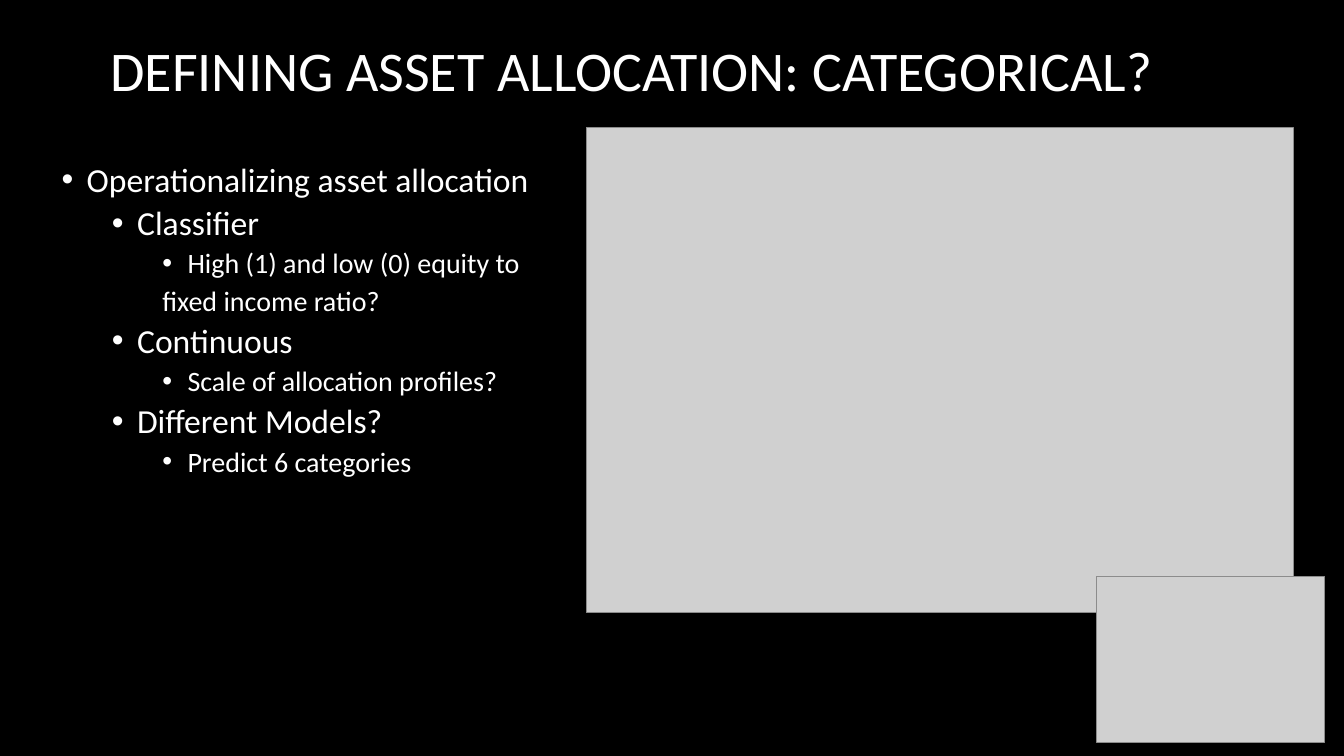
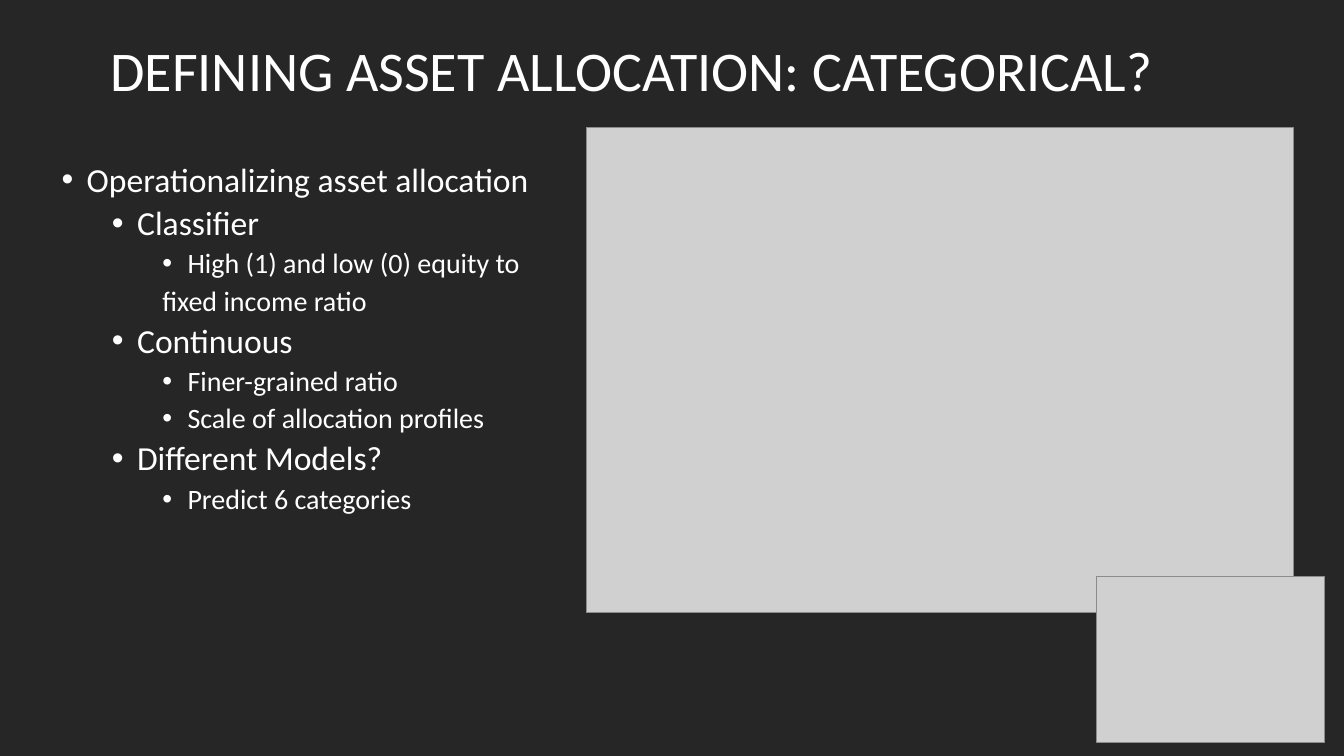
Before and after one commit to bethbailey/MACS30200proj, a slide deck: slide 6 of Proposal/Bailey_Proposal.pptx. Drawn at 1344x756 pixels with LibreOffice and Linux fonts; fonts in the diff are those of the drawing; grey boxes stand for pictures. Boxes give left, top, right and bottom in pixels: in the first picture for what was removed or moved away, otherwise in the second. Text is boxed around its words. In the diff, an @@ line names an element or a change of style, - is before the commit and + after.

```diff
--- a/Proposal/Bailey_Proposal.pptx
+++ b/Proposal/Bailey_Proposal.pptx
@@ background #000000 to #262626 @@
@@ text at [162, 291, 367, 311]: text changed @@
-    fixed income ratio?
+    fixed income ratio
@@ text at [188, 371, 484, 433]: text changed @@
-    • Scale of allocation profiles?
+    • Finer-grained ratio
+    • Scale of allocation profiles
```
Also in this commit, not shown: 9 other slides changed, 1 other file.
